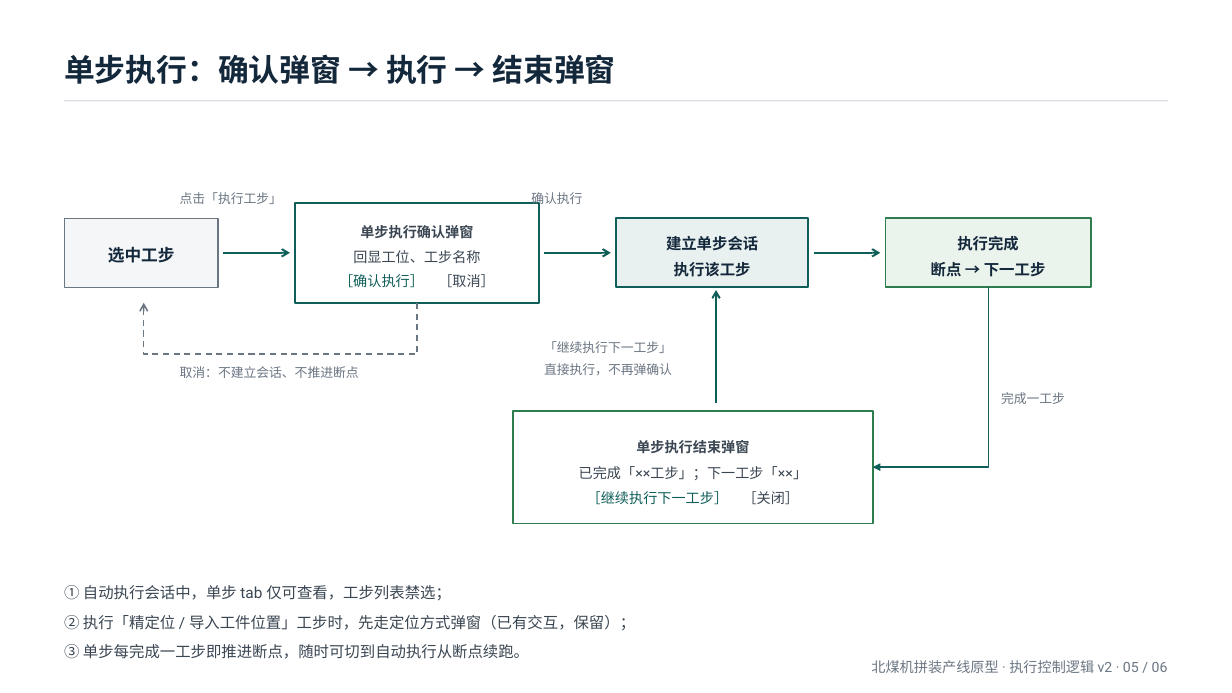
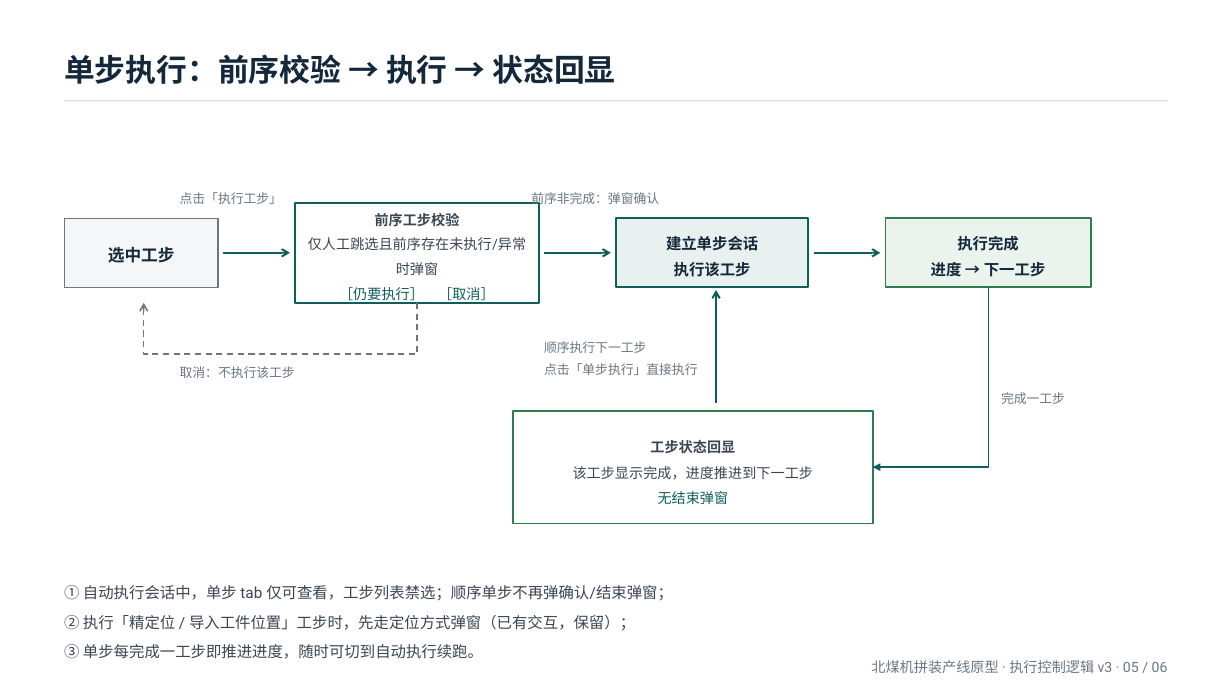
Before and after one commit to chenghe12581-ops/beimei-assembly-line-demo, a slide deck: slide 5 of docs/generated/execution-control-flow/执行按钮逻辑流程图.pptx. Drawn at 1232x693 pixels with LibreOffice and Linux fonts; fonts in the diff are those of the drawing. Boxes give left, top, right and bottom in pixels: in the first picture for what was removed or moved away, otherwise in the second. Text is boxed around its words. In the diff, an @@ line names an element or a change of style, - is before the commit and + after.

Commit message:
执行按钮逻辑 v3：删除停止按钮，执行/暂停两态+软暂停，异常标记中断，单步精简为仅执行工步

```diff
--- a/docs/generated/execution-control-flow/执行按钮逻辑流程图.pptx
+++ b/docs/generated/execution-control-flow/执行按钮逻辑流程图.pptx
@@ text at (64, 54, 616, 84): text changed @@
-单步执行：确认弹窗 → 执行 → 结束弹窗
+单步执行：前序校验 → 执行 → 状态回显
@@ text at (531, 192, 659, 207): text changed @@
-确认执行
+前序非完成：弹窗确认
@@ text at (308, 213, 526, 303): text changed @@
-单步执行确认弹窗
-回显工位、工步名称
-［确认执行］ ［取消］
+前序工步校验
+仅人工跳选且前序存在未执行/异常时弹窗
+［仍要执行］ ［取消］
@@ text at (931, 262, 1046, 277): text changed @@
-断点 → 下一工步
+进度 → 下一工步
@@ text at (544, 341, 698, 375): text changed @@
-「继续执行下一工步」
-直接执行，不再弹确认
+顺序执行下一工步
+点击「单步执行」直接执行
@@ text at (180, 366, 295, 378): text changed @@
-取消：不建立会话、不推进断点
+取消：不执行该工步
@@ text at (573, 440, 813, 504): text changed @@
-单步执行结束弹窗
-已完成「××工步」；下一工步「××」
-［继续执行下一工步］ ［关闭］
+工步状态回显
+该工步显示完成，进度推进到下一工步
+无结束弹窗
@@ text at (64, 585, 673, 601): text changed @@
-① 自动执行会话中，单步 tab 仅可查看，工步列表禁选；
+① 自动执行会话中，单步 tab 仅可查看，工步列表禁选；顺序单步不再弹确认/结束弹窗；
@@ text at (64, 644, 483, 659): text changed @@
-③ 单步每完成一工步即推进断点，随时可切到自动执行从断点续跑。
+③ 单步每完成一工步即推进进度，随时可切到自动执行续跑。
@@ text at (871, 660, 1168, 673): text changed @@
-北煤机拼装产线原型 · 执行控制逻辑 v2 · 05 / 06
+北煤机拼装产线原型 · 执行控制逻辑 v3 · 05 / 06
```
Also in this commit, not shown: 5 other slides changed, 5 other files.
